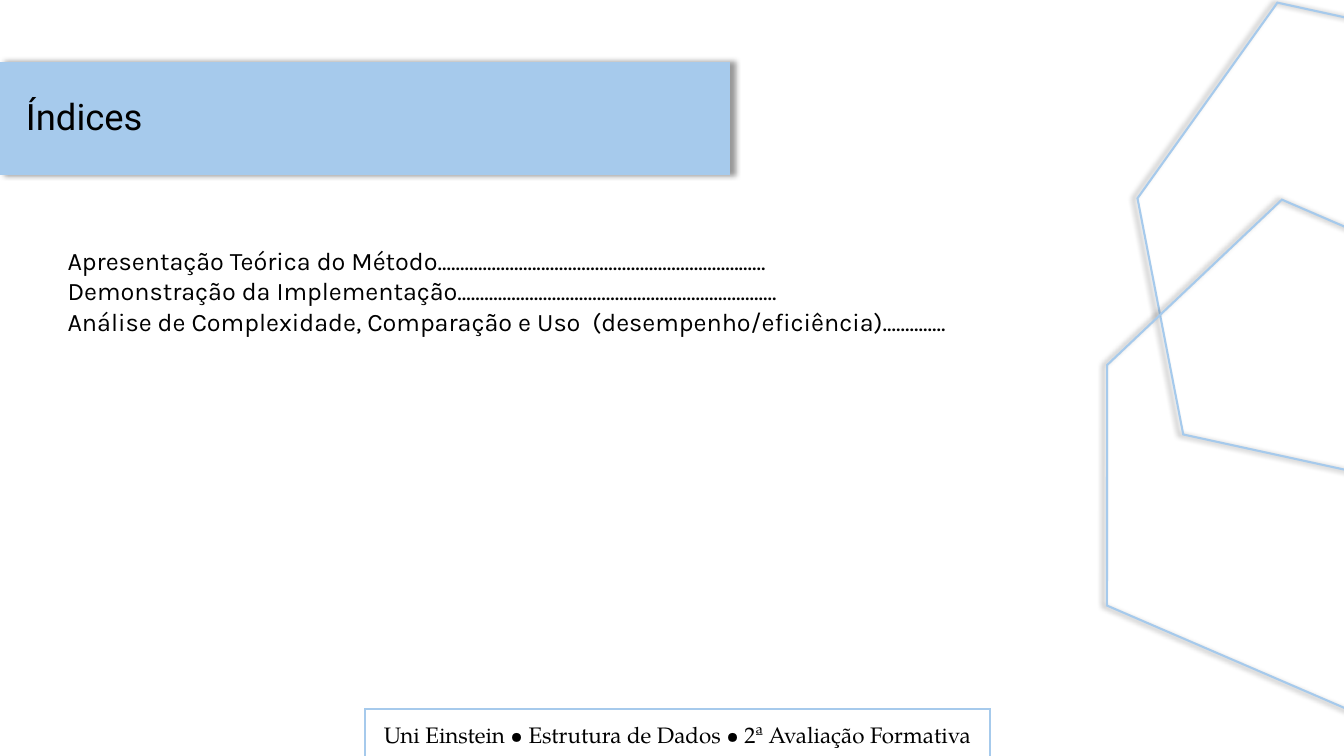
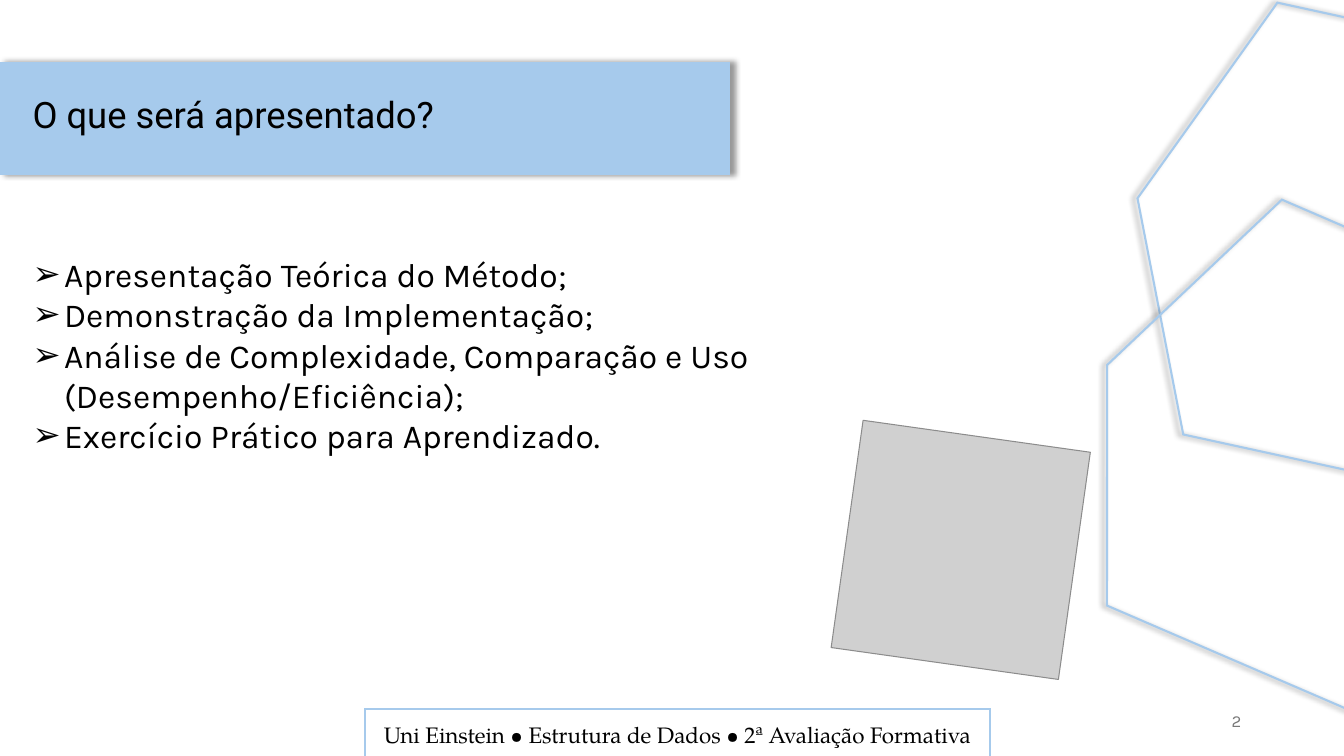
Before and after one commit to Edu1Sinico/Projetos_ADSN_Einstein, a slide deck: slide 2 of Segundo_Semestre/Estrutura_de_Dados/projeto_estrutura_de_ordenacao/apresentacao_insertion_sort.pptx. Drawn at 1344x756 pixels with LibreOffice and Linux fonts; fonts in the diff are those of the drawing; grey boxes stand for pictures. Boxes give left, top, right and bottom in pixels: in the first picture for what was removed or moved away, otherwise in the second. Text is boxed around its words. In the diff, an @@ line names an element or a change of style, - is before the commit and + after.

```diff
--- a/Segundo_Semestre/Estrutura_de_Dados/projeto_estrutura_de_ordenacao/apresentacao_insertion_sort.pptx
+++ b/Segundo_Semestre/Estrutura_de_Dados/projeto_estrutura_de_ordenacao/apresentacao_insertion_sort.pptx
@@ text removed at (x1=26, y1=97, x2=142, y2=131) @@
-Índices
@@ text added at (x1=33, y1=100, x2=434, y2=136), 26 pt, text #000000 @@
+O que será apresentado?
@@ text at (x1=64, y1=261, x2=748, y2=456): text changed; size 18 to 24 pt @@
-Apresentação Teórica do Método.........................................................................
-Demonstração da Implementação.......................................................................
-Análise de Complexidade, Comparação e Uso (desempenho/eficiência)..............
+➢ Apresentação Teórica do Método;
+➢ Demonstração da Implementação;
+➢ Análise de Complexidade, Comparação e Uso (Desempenho/Eficiência);
+➢ Exercício Prático para Aprendizado.
@@ picture added at (x1=831, y1=421, x2=1091, y2=680) @@
@@ page number added at (x1=1232, y1=716, x2=1242, y2=727), 12 pt, text #797979 @@
+2
```
Also in this commit, not shown: 7 other slides changed, 4 slides added, 2 other files.
